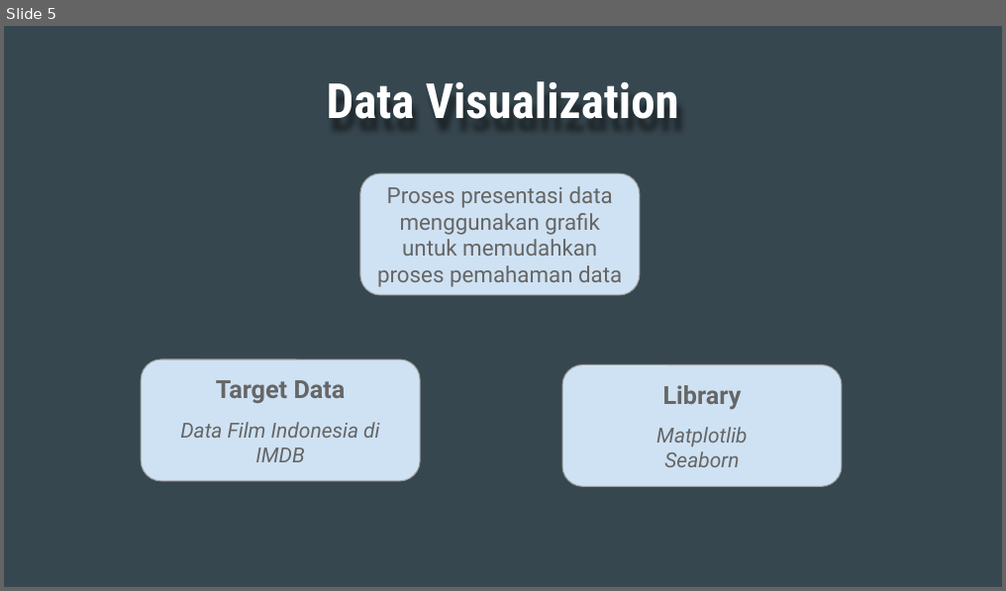
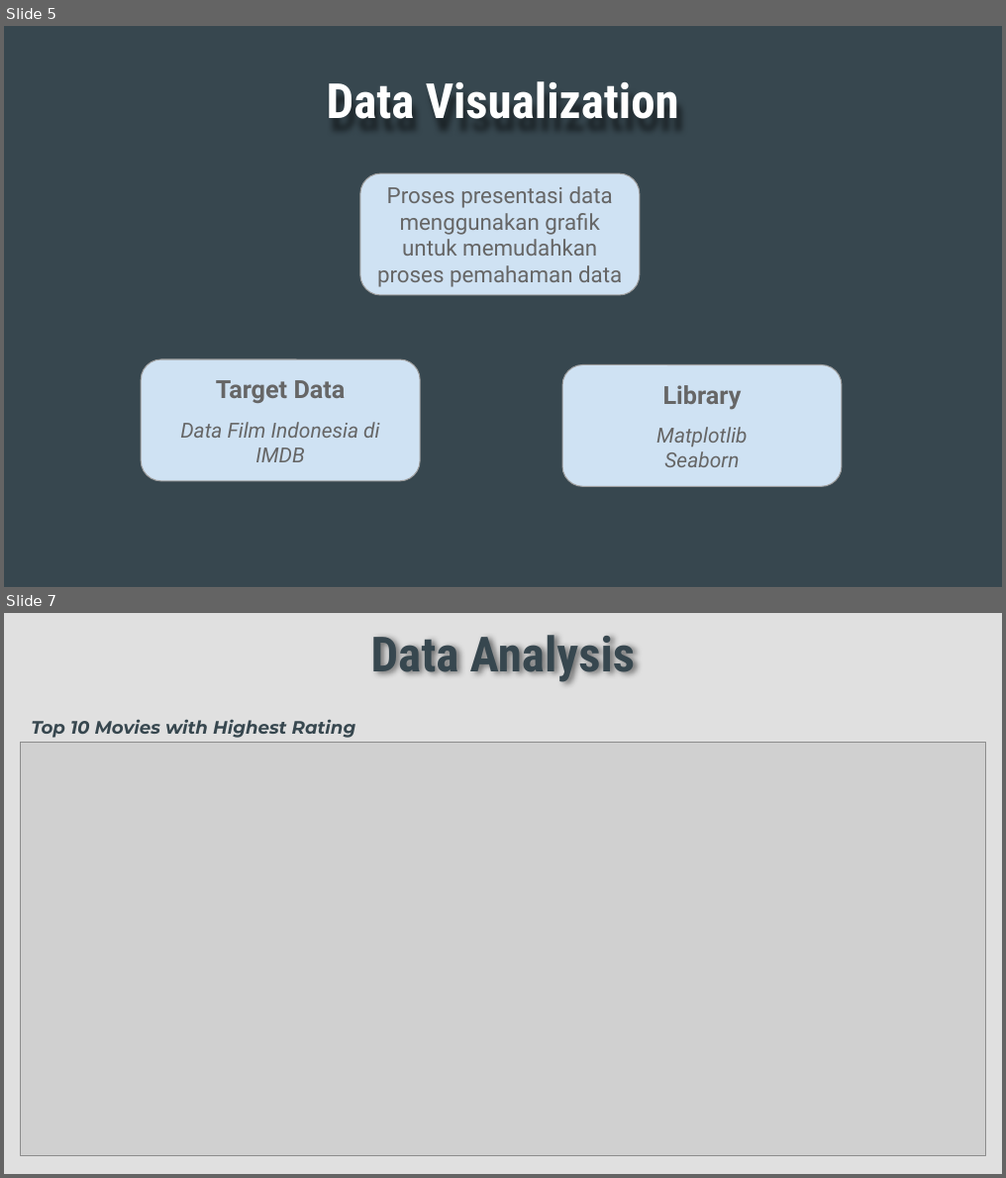
Before and after one commit to azizamir/DTS-Python-2021-Final-Project, a slide deck: Grup M_Slideshow.pptx. Shown one above the other, each under a label of ours: slide 5 before the commit, slides 5 and 7 after it; the slides between them are not shown. The pictures are 1006x591 and 1006x1178 pixels, drawn with LibreOffice and Linux fonts; fonts in the diff are those of the drawing; grey boxes stand for pictures. Boxes give left, top, right and bottom in pixels: in the first picture for what was removed or moved away, otherwise in the second. Text is boxed around its words. In the diff, an @@ line names an element or a change of style, - is before the commit and + after.

```diff
--- a/Grup M_Slideshow.pptx
+++ b/Grup M_Slideshow.pptx
@@ slide 7 added at [4, 613, 1002, 1174], background #E0E0E0 @@
@@ title added at [371, 635, 635, 682], 35 pt, text #37474F, bold @@
+Data Analysis
@@ title added at [31, 719, 356, 738], 13 pt, text #37474F, bold, italic @@
+Top 10 Movies with Highest Rating
@@ picture added at [21, 742, 986, 1156] @@
```
Also in this commit, not shown: 1 slide changed, 6 other slides added, 1 other file.
